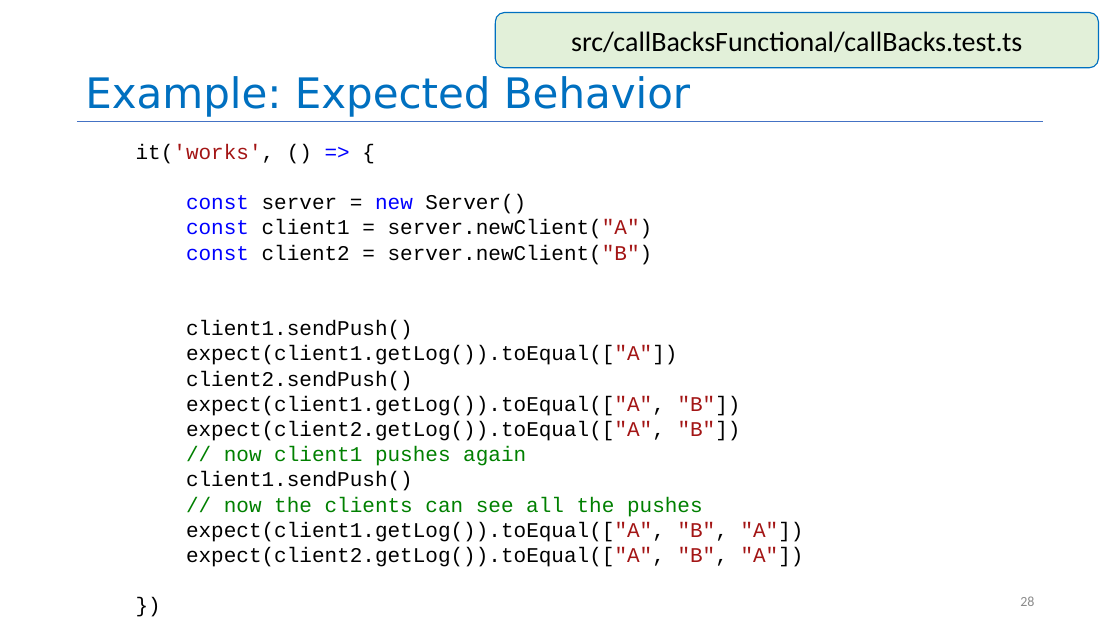
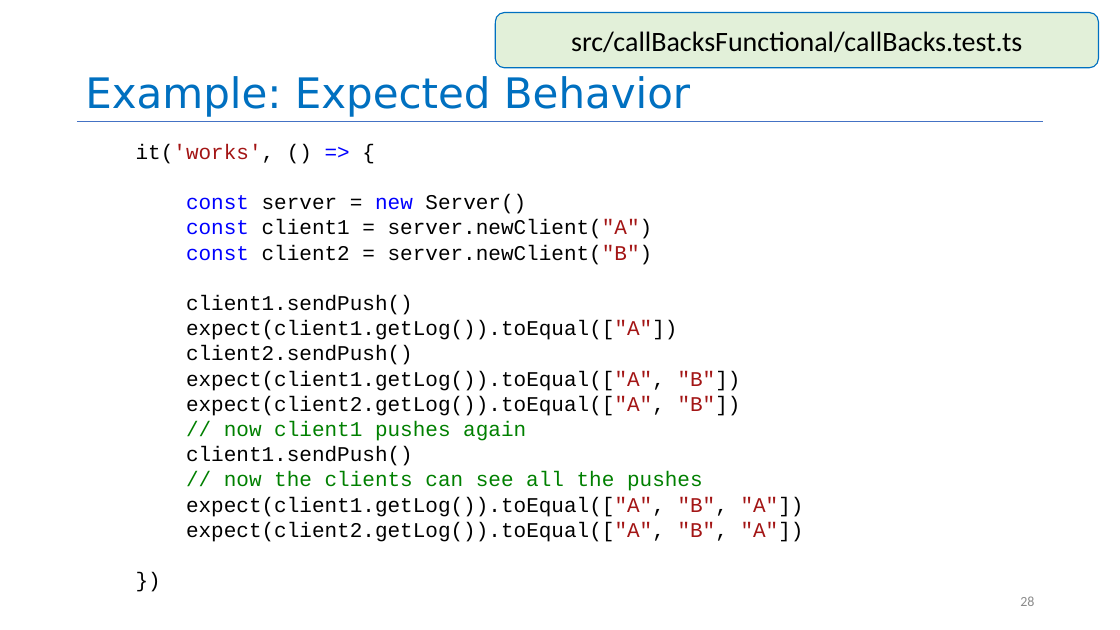
Before and after one commit to yashburshe/CS4530-Fall-2025, a slide deck: slide 28 of Slides/Module 05 Interaction-Level Design Patterns.pptx. Drawn at 1120x630 pixels with LibreOffice and Linux fonts; fonts in the diff are those of the drawing. Boxes give left, top, right and bottom in pixels: in the first picture for what was removed or moved away, otherwise in the second. Text is boxed around its words. In the diff, an @@ line names an element or a change of style, - is before the commit and + after.

Commit message:
made slides consistent with examples

```diff
--- a/Slides/Module 05 Interaction-Level Design Patterns.pptx
+++ b/Slides/Module 05 Interaction-Level Design Patterns.pptx
@@ text at bbox=[186, 245, 653, 315]: text changed @@
-const client2 = server.newClient("B")
-client1.sendPush()
+const client2 = server.newClient("B")
+client1.sendPush()
```
Also in this commit, not shown: 14 other slides changed, 2 slides added, 1 other file.
